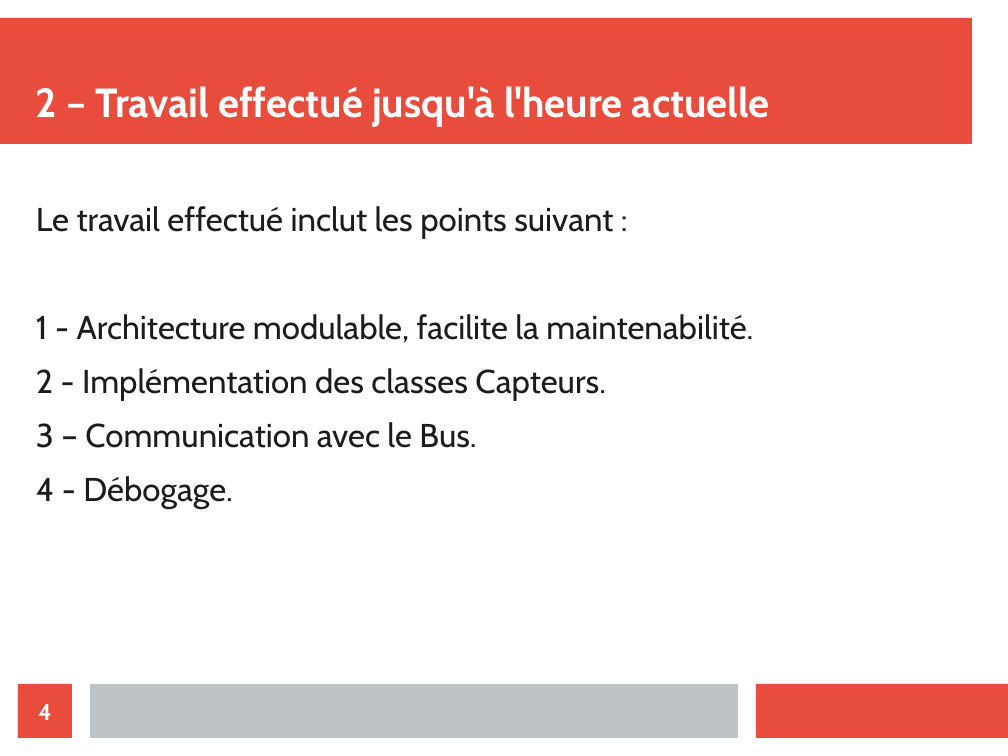
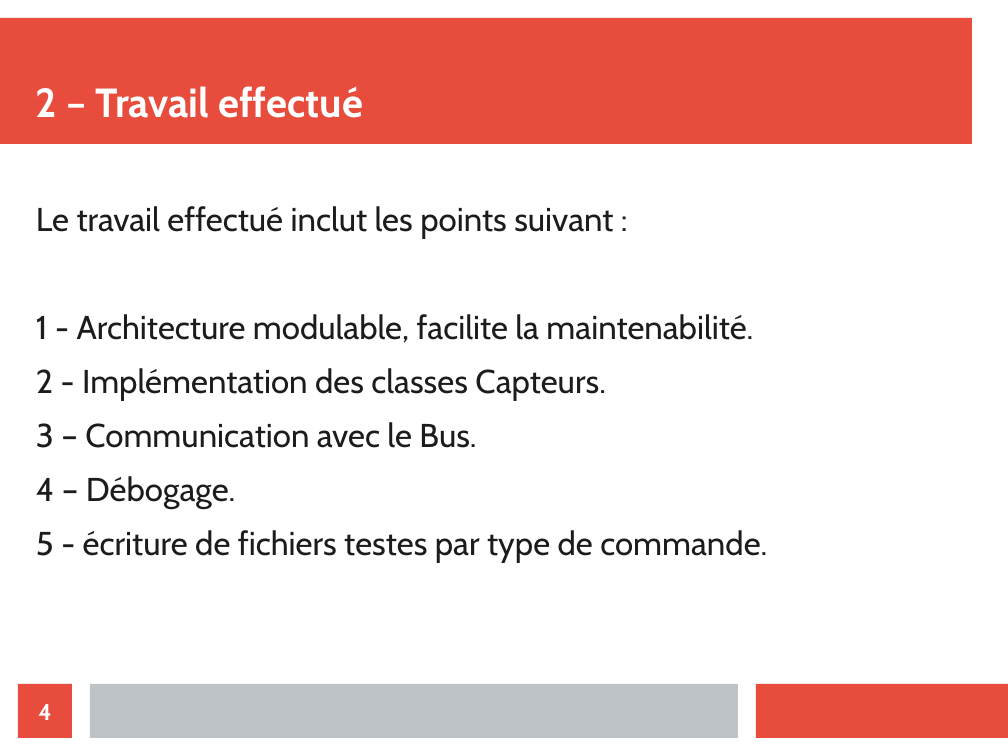
Before and after one commit to athmanmekh/AuttoPIlote-X-OPEN-PILOT, a slide deck: slide 4 of presentation/presentation 3/diapoPresentation (1).odp. Drawn at 1008x756 pixels with LibreOffice and Linux fonts; fonts in the diff are those of the drawing. Boxes give left, top, right and bottom in pixels: in the first picture for what was removed or moved away, otherwise in the second. Text is boxed around its words. In the diff, an @@ line names an element or a change of style, - is before the commit and + after.

```diff
--- a/presentation/presentation 3/diapoPresentation (1).odp
+++ b/presentation/presentation 3/diapoPresentation (1).odp
@@ title at box(36, 86, 363, 118): text changed @@
-2 – Travail effectué jusqu'à l'heure actuelle
+2 – Travail effectué
@@ text at box(36, 476, 767, 563): text changed @@
-4 - Débogage.
+4 – Débogage.
+5 - écriture de fichiers testes par type de commande.
```
Also in this commit, not shown: 6 other slides changed, 1 slide added, 1 slide removed, 4 other files.
